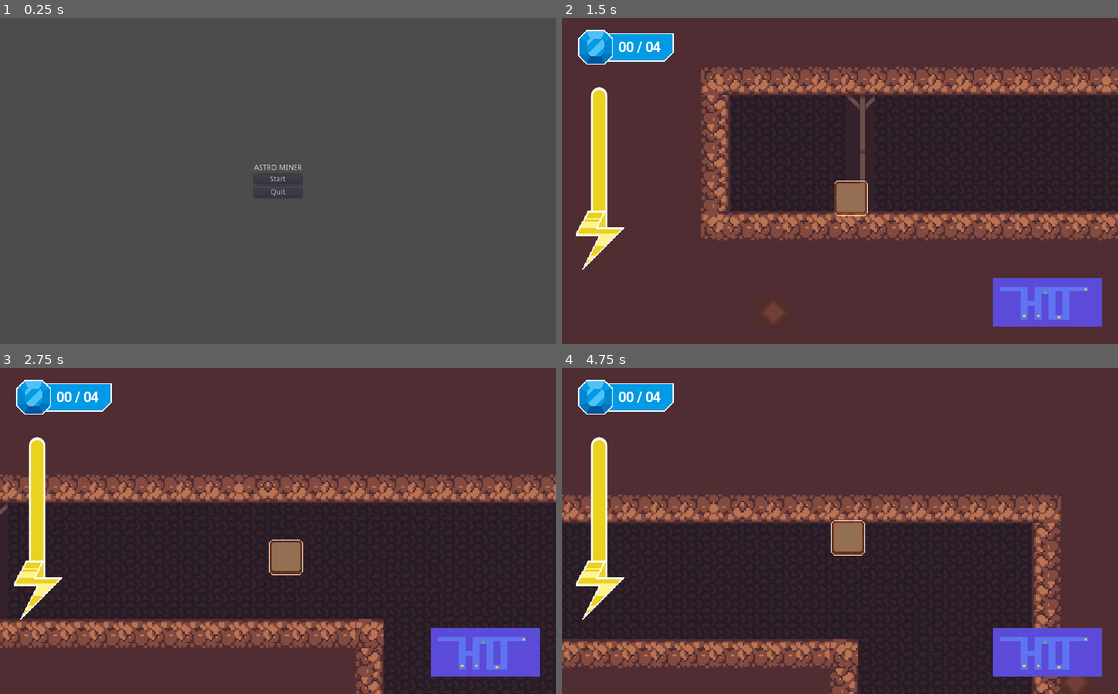
Above: before the commit, frames 1-4 (two rows, left to right).
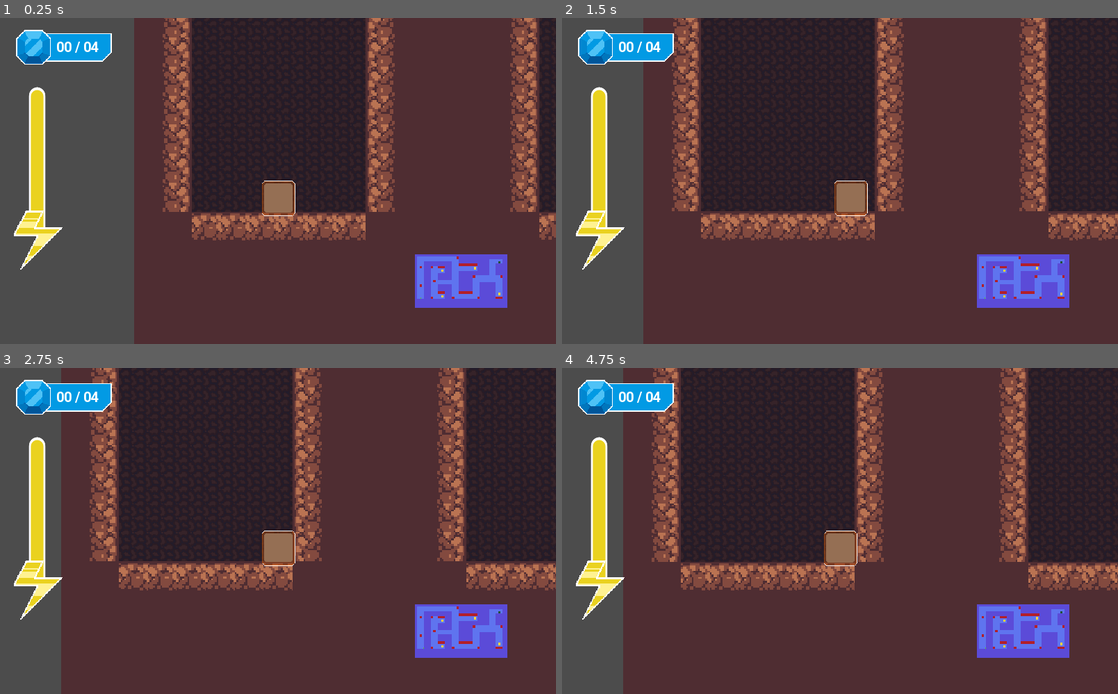
Above: after the commit, the same moments.

Repository: JPabloMF/astrominer-game
Game: Godot game, scene res://scenes/worlds/dirt/World3/World3.tscn
Two runs of this game, one before a commit and one after it. Both use one fixed random seed, a clock stepped at 60 frames per second and the inputs below. Before the commit the project starts from res://scenes/UI/StartMenu.tscn.
Inputs (mouse positions are in pixels of both pictures, inside the frame that each line leads up to):
- Up to frame 1 (0.25 s): no input
- Up to frame 2 (1.5 s): click (840, 181) at 0.5 s, where only the run before the commit has a clickable "Start"; tap Enter at 1.25 s; hold Right (ui_right) from 1.28 s (still down)
- Up to frame 3 (2.75 s): keep holding Right (ui_right); tap Z (ui_up) at 1.52, 2.27 s
- Up to frame 4 (4.75 s): release Right (ui_right) at 2.78 s; hold Left (ui_left) 2.78-3.53 s; hold Right (ui_right) from 3.53 s (still down); tap Z (ui_up) at 3.77, 4.52 s

The runs differ from the first frame. In frame 1, 79% of the frame differs, in the area x 2-100%, y 0-100%; in frame 2, 47%; in frame 3, 68%; in frame 4, 73%.

Commit message:
rotative axe trap

Diff:
--- a/project.godot
+++ b/project.godot
@@ -16,7 +16,7 @@
 [application]
 
 config/name="Astro Miner"
-run/main_scene="res://scenes/UI/StartMenu.tscn"
+run/main_scene="res://scenes/worlds/dirt/World3/World3.tscn"
 config/icon="res://icon.png"
 
 [display]
--- /dev/null
+++ b/scenes/UI/Axe.tscn
@@ -0,0 +1,41 @@
+[gd_scene load_steps=4 format=2]
+
+[ext_resource path="res://sprites/traps/axe.png" type="Texture" id=1]
+
+[sub_resource type="Animation" id=1]
+resource_name = "rotate"
+length = 5.0
+loop = true
+tracks/0/type = "value"
+tracks/0/path = NodePath(".:rotation_degrees")
+tracks/0/interp = 1
+tracks/0/loop_wrap = true
+tracks/0/imported = false
+tracks/0/enabled = true
+tracks/0/keys = {
+"times": PoolRealArray( 0, 5 ),
+"transitions": PoolRealArray( 1, 1 ),
+"update": 0,
+"values": [ 0.0, 360.0 ]
+}
+
+[sub_resource type="RectangleShape2D" id=2]
+extents = Vector2( 29.7818, 16.6993 )
+
+[node name="Axe" type="Node2D"]
+rotation = 6.28319
+
+[node name="Sprite" type="Sprite" parent="."]
+position = Vector2( -0.000124931, -40.5 )
+scale = Vector2( 2, 1.57813 )
+texture = ExtResource( 1 )
+
+[node name="AnimationPlayer" type="AnimationPlayer" parent="."]
+autoplay = "rotate"
+anims/rotate = SubResource( 1 )
+
+[node name="Trap" type="Area2D" parent="."]
+
+[node name="CollisionShape2D" type="CollisionShape2D" parent="Trap"]
+position = Vector2( -0.182203, -72.9232 )
+shape = SubResource( 2 )
Binary file added: sprites/traps/axe.png
Not shown, added: sprites/traps/axe.png.import
Not shown: 13 places in tilesets/Tileset.tres that only renumber resources
